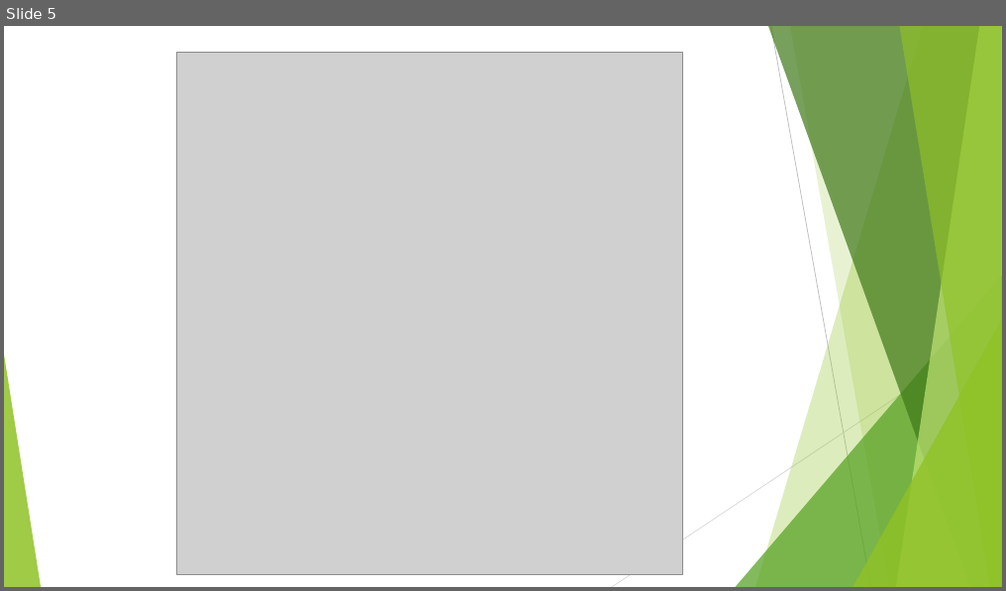
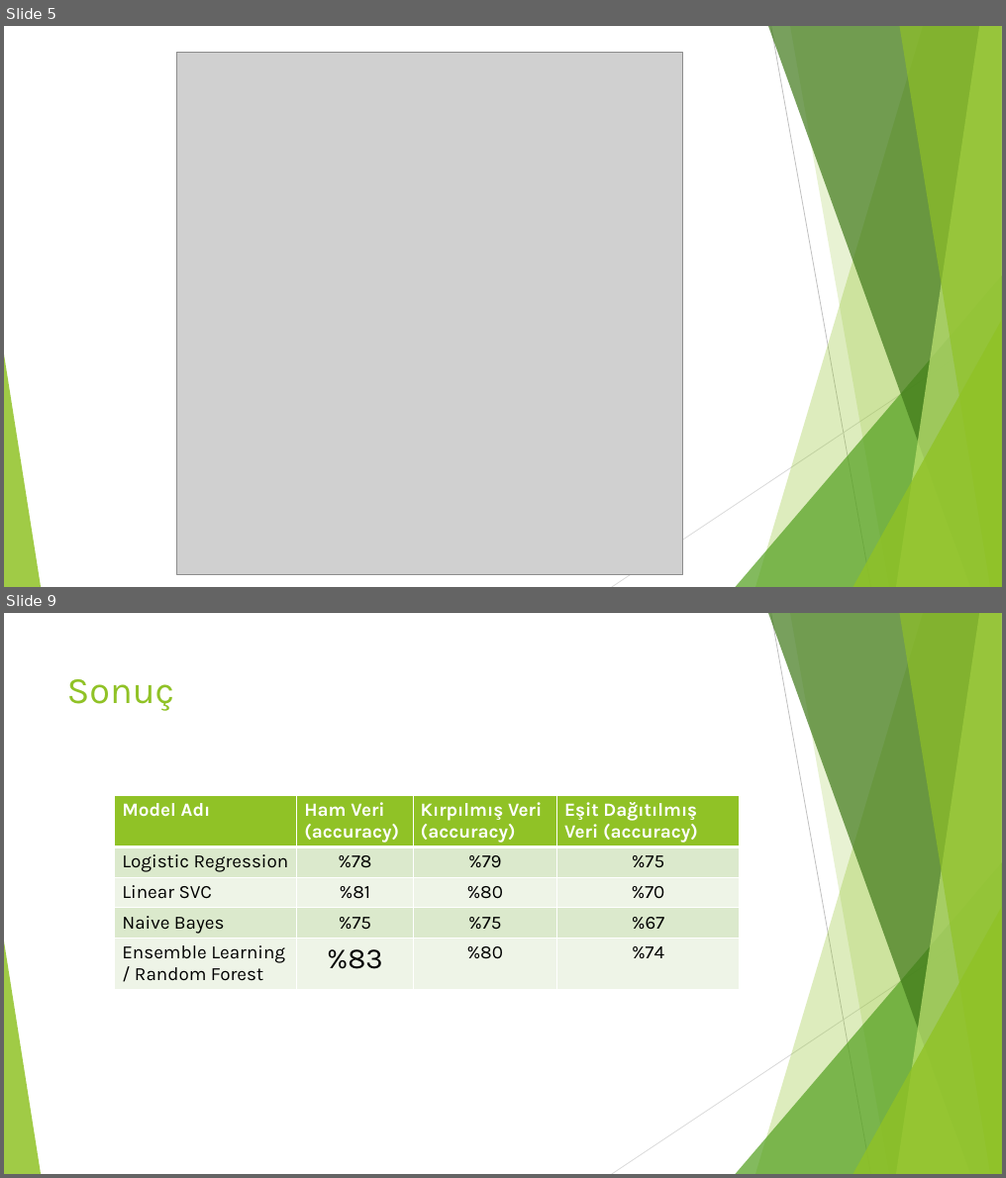
Before and after one commit to Ouzx/Python-TextMining, a slide deck: Nefret Soylemi vs Ofansif Dil.pptx. Shown one above the other, each under a label of ours: slide 5 before the commit, slides 5 and 9 after it; the slides between them are not shown. The pictures are 1006x591 and 1006x1178 pixels, drawn with LibreOffice and Linux fonts; fonts in the diff are those of the drawing; grey boxes stand for pictures. Boxes give left, top, right and bottom in pixels: in the first picture for what was removed or moved away, otherwise in the second. Text is boxed around its words. In the diff, an @@ line names an element or a change of style, - is before the commit and + after.

```diff
--- a/Nefret Soylemi vs Ofansif Dil.pptx
+++ b/Nefret Soylemi vs Ofansif Dil.pptx
@@ slide 9 added at (4,613,1002,1174), background #FFFFFF; not listed: 10 template elements that a slide beside it also shows @@
@@ title added at (67,679,175,711), 36 pt, text #90C226 @@
+Sonuç
@@ table added at (115,796,740,992), 5 rows, 4 columns @@
+Model Adı | Ham Veri (accuracy) | Kırpılmış Veri (accuracy) | Eşit Dağıtılmış Veri (accuracy)
+Logistic Regression | %78 | %79 | %75
+Linear SVC | %81 | %80 | %70
+Naive Bayes | %75 | %75 | %67
+Ensemble Learning / Random Forest | %83 | %80 | %74
```
Also in this commit, not shown: 2 slides changed, 2 other slides added, 8 other files.
